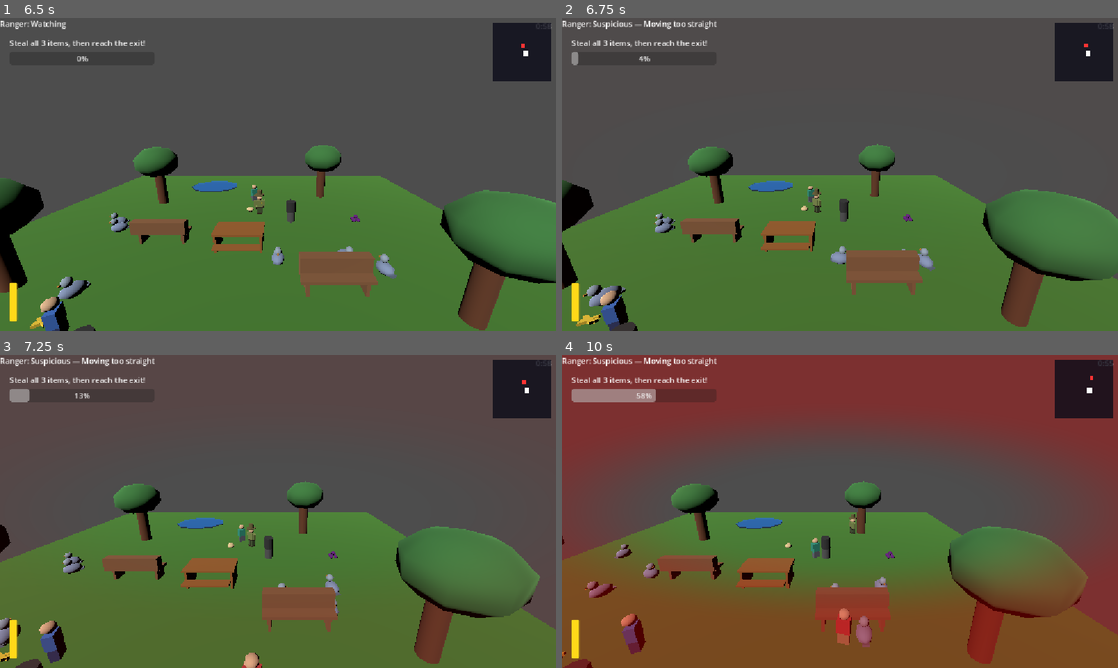
Above: before the commit, frames 1-4 (two rows, left to right).
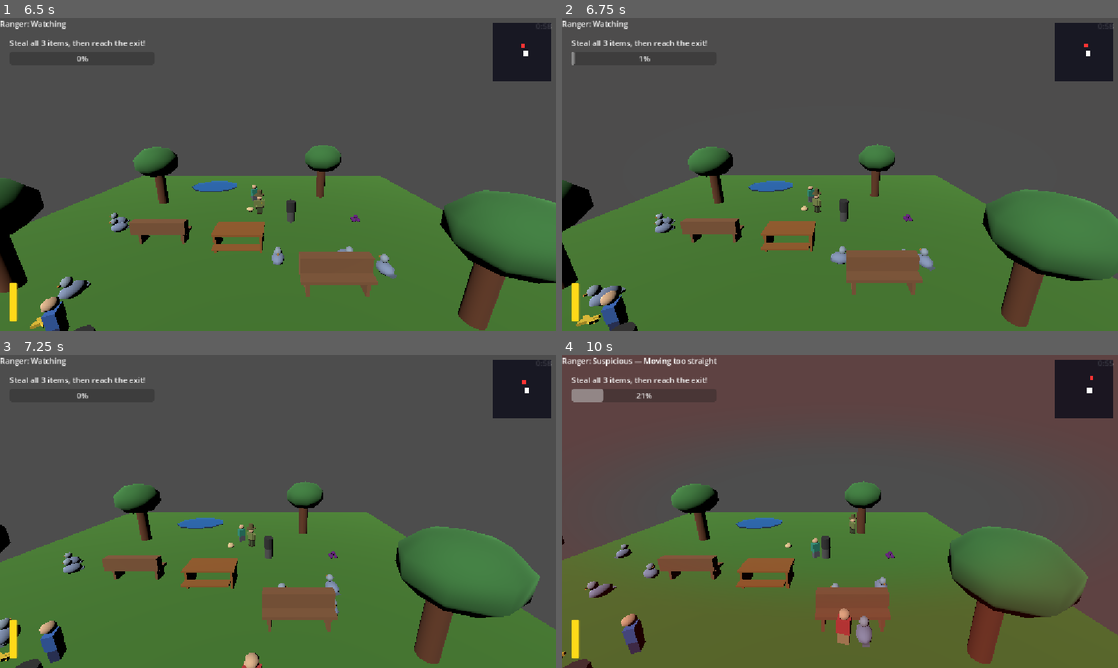
Above: after the commit, the same moments.

Repository: SkippyDoLittle/DontLookHuman
Game: Godot game, scene res://MainMenu.tscn
Same seed, same stepped clock (60 frames per second), same inputs: the game is played once before the commit and once after it.
Inputs:
- Up to frame 1 (6.5 s): click "PLAY" at 0.5 s; tap Space at 1.25 s; hold D (move_right) 1.28-2.03 s; tap E (peck) every 1.5 s from 1.35 to 5.85 s; tap Enter (ui_accept) at 1.52, 2, 2.27, 3.77, 4.25, 4.52, 5.27 s; hold S (move_back) 2.03-2.78 s; tap Shift (run) at 2.1, 3.6, 5.1 s; tap R (restart) at 2.75 s; hold D (move_right) 2.78-3.53 s; hold W (move_forward) 3.53-4.28 s; hold A (move_left) 4.28-5.78 s; hold S (move_back) from 5.78 s (still down)
- Up to frame 2 (6.75 s): release S (move_back) at 6.53 s; hold D (move_right) from 6.53 s (still down); tap Shift (run) at 6.6 s
- Up to frame 3 (7.25 s): keep holding D (move_right); tap Enter (ui_accept) at 6.77 s
- Up to frame 4 (10 s): release D (move_right) at 7.28 s; hold W (move_forward) 7.28-8.03 s; tap E (peck) at 7.35, 8.85 s; tap Enter (ui_accept) at 7.52, 8.27, 9.77 s; hold D (move_right) 8.03-8.78 s; tap Shift (run) at 8.1, 9.6 s; hold S (move_back) 8.78-9.53 s; hold A (move_left) from 9.53 s (still down)

Frame 1 is identical in both runs. In frame 2, 0.3% of the frame differs, in the area x 1-28%, y 0-16%; in frame 3, 0.5%; in frame 4, 47%, in the area x 0-100%, y 0-100%.

Commit message:
Tune down straight-line detection (threshold 1.5->2.5s, gain 18->10/s)
Felt too punishing in practice. Player now gets 2.5 seconds of grace
before it triggers, and the suspicion rise is gentle enough that it
only stacks meaningfully on top of other suspicious behaviours.

Co-Authored-By: Claude Sonnet 4.6 <noreply@anthropic.com>

Diff:
--- a/ranger.gd
+++ b/ranger.gd
@@ -180,11 +180,12 @@
 # opportunities to blend in — so blending in should actually matter more.
 # Straying from the flock now costs you noticeably.
 
-@export var straight_line_threshold: float = 1.5
+@export var straight_line_threshold: float = 2.5
 # straight_line_threshold — How many seconds the player must walk in a nearly
 # straight line before suspicion starts rising from it.
 # Real pigeons constantly veer, peck, and bob their heads — they never march in a
-# straight line. 1.5 seconds of straight-line walking looks purposeful and human.
+# straight line. 2.5 seconds gives the player meaningful grace time before the
+# ranger notices — enough to cross open ground without being immediately penalised.
 
 @export var straight_line_dot: float = 0.97
 # straight_line_dot — How "straight" the movement must be to count.
@@ -193,10 +194,11 @@
 # A bird always wobbles at least a little — staying within 14° for 1.5 seconds
 # is abnormally controlled movement.
 
-@export var straight_line_gain_per_second: float = 18.0
+@export var straight_line_gain_per_second: float = 10.0
 # straight_line_gain_per_second — Suspicion points per second from walking too straight.
-# 18/sec is moderate — less punishing than sprinting (30/sec) because straight-line
-# walking is subtler. But sustained straight walking will eventually alert the ranger.
+# 10/sec is gentle — it takes 10 full seconds of perfectly straight walking to fill
+# the bar on its own, so this only becomes a real threat when combined with other
+# suspicious behaviours (sprinting, isolation, etc.).
 
 
 # =============================================================================
